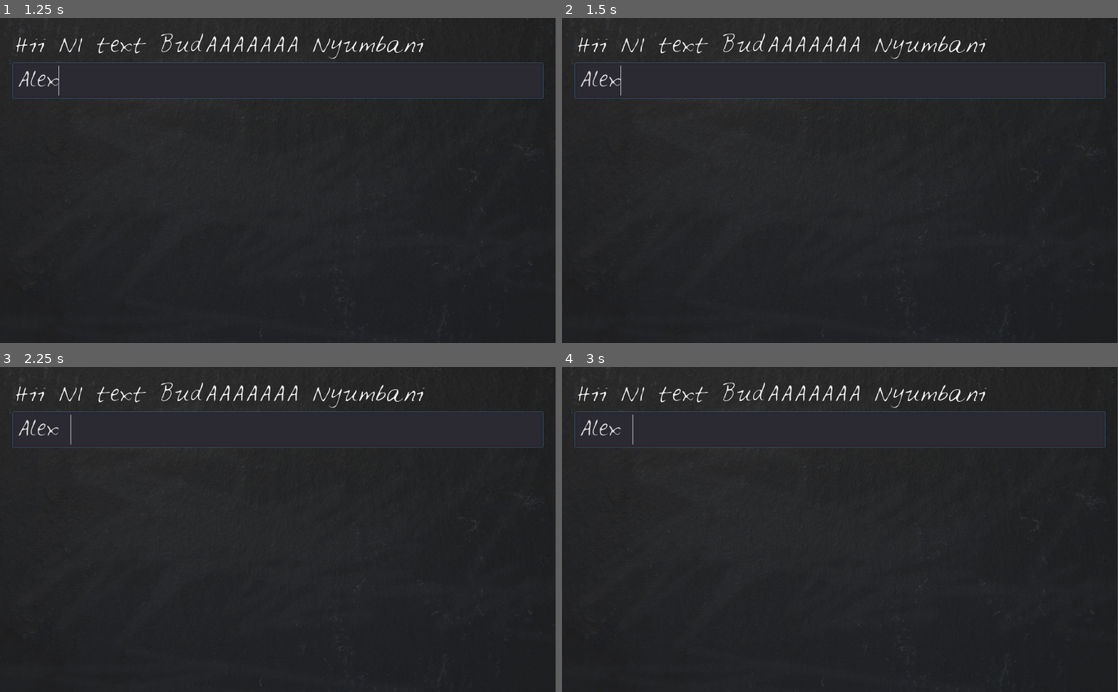
Above: before the commit, frames 1-4 (two rows, left to right).
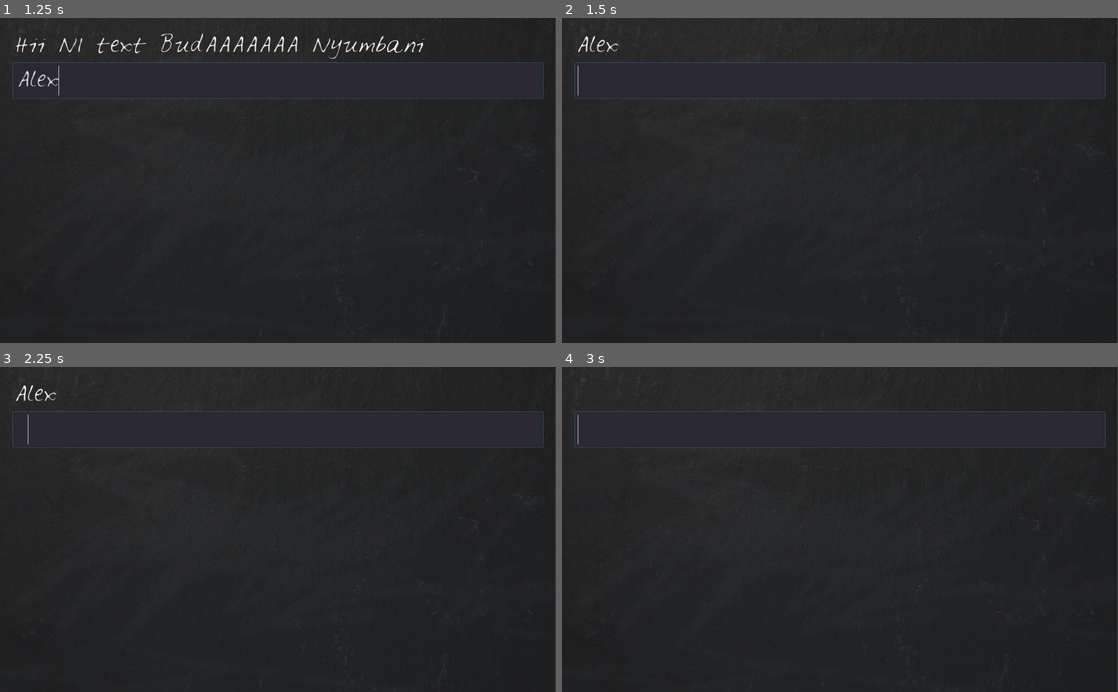
Above: after the commit, the same moments.

Repository: jookllo/wordgame
Game: Godot game, scene res://LoonyLips.tscn
Two runs of this game, one before a commit and one after it. Both use one fixed random seed, a clock stepped at 60 frames per second and the inputs below.
Inputs (mouse positions are in pixels of both pictures, inside the frame that each line leads up to):
- Up to frame 1 (1.25 s): click (278, 79) at 0.52 s; type "Alex" at 0.6 s
- Up to frame 2 (1.5 s): tap Enter at 1.25 s; move the mouse to (962, 164) at 1.27 s; click (962, 164) at 1.42 s
- Up to frame 3 (2.25 s): tap Space at 2 s; drag from (166, 545) to (250, 594) at 2.02 s
- Up to frame 4 (3 s): tap Enter at 2.75 s; move the mouse to (895, 458) at 2.77 s; click (895, 458) at 2.92 s

Frame 1 is identical in both runs. In frame 2, 1.1% of the frame differs, in the area x 2-77%, y 4-24%; in frame 3, 1.0%; in frame 4, 1.0%.

Commit message:
Added player input to form

Diff:
--- a/LoonyLips.gd
+++ b/LoonyLips.gd
@@ -6,3 +6,11 @@
 	print("My name is " + person[1]+ " and I hope maisha iko "+ person[2])
 
 	$VBoxContainer/Words.text = "Hii NI text BudAAAAAAA " + person[2]
+
+
+func _on_PlayerText_text_entered(new_text):
+	updatePlayerText(new_text)
+
+func updatePlayerText (new_text):
+	$VBoxContainer/Words.text = new_text
+	$VBoxContainer/PlayerText.clear()
--- a/LoonyLips.tscn
+++ b/LoonyLips.tscn
@@ -62,4 +62,5 @@
 __meta__ = {
 "_edit_use_anchors_": false
 }
+[connection signal="text_entered" from="VBoxContainer/PlayerText" to="." method="_on_PlayerText_text_entered"]
 [connection signal="text_entered" from="VBoxContainer/PlayerText" to="." method="_on_Sentenceboi_text_entered"]
